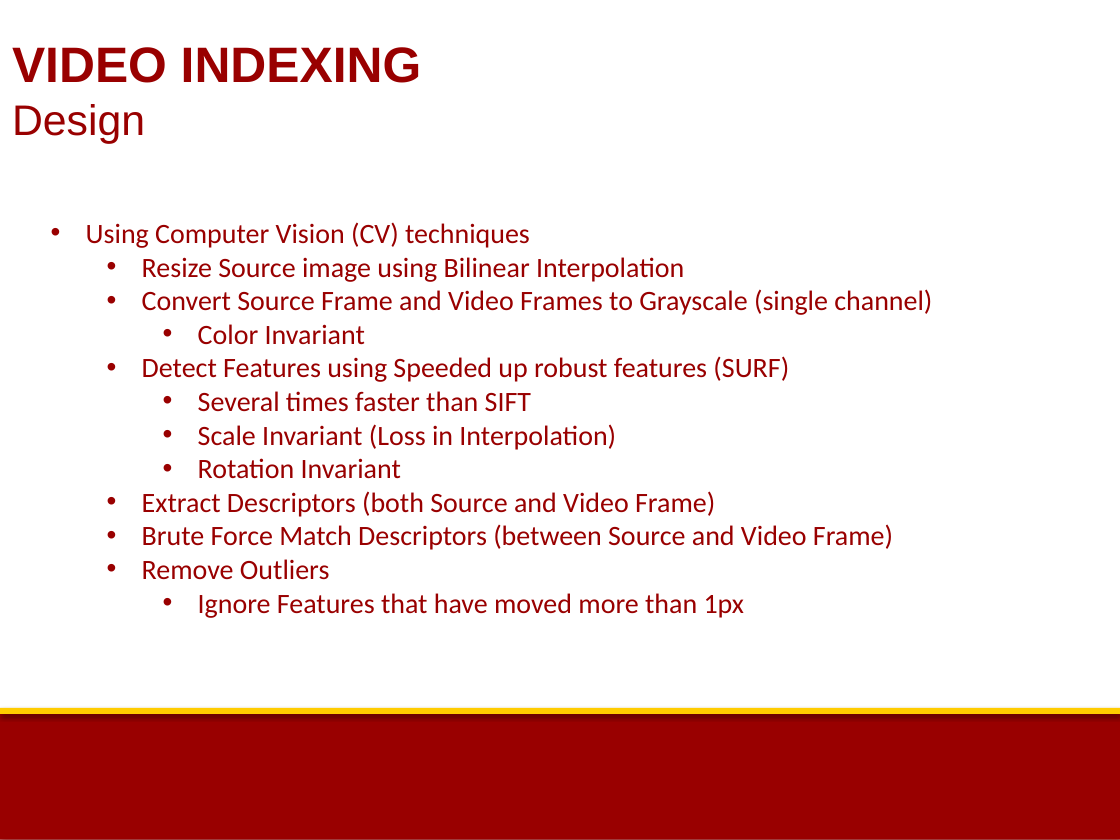
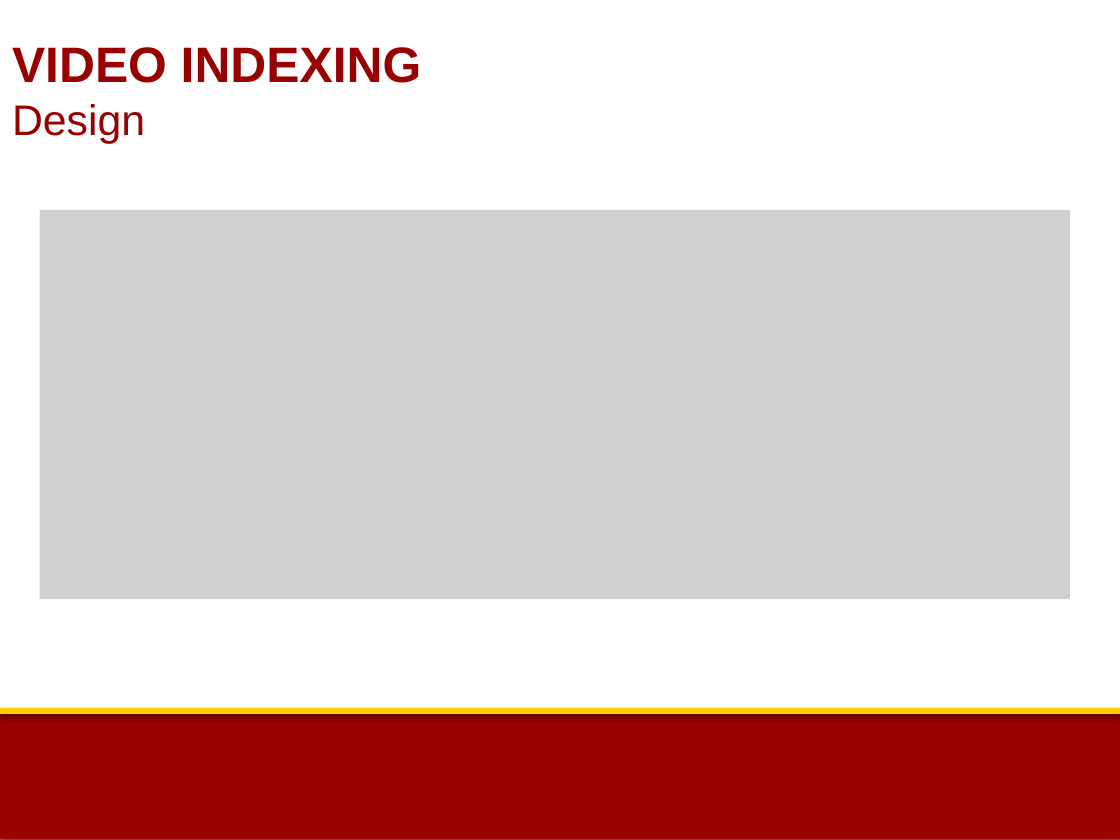
Before and after one commit to rjacob/ProjectCSCI576, a slide deck: slide 6 of Project.pptx (slide 7 before the commit). Drawn at 1120x840 pixels with LibreOffice and Linux fonts; fonts in the diff are those of the drawing; grey boxes stand for pictures; background and template pictures are left out. Boxes give left, top, right and bottom in pixels: in the first picture for what was removed or moved away, otherwise in the second. Text is boxed around its words. In the diff, an @@ line names an element or a change of style, - is before the commit and + after.

```diff
--- a/Project.pptx
+++ b/Project.pptx
@@ picture added at <box>39,211,1070,600</box> @@
@@ text removed at <box>86,222,932,618</box> @@
-• Using Computer Vision (CV) techniques
-  • Resize Source image using Bilinear Interpolation
-  • Convert Source Frame and Video Frames to Grayscale (single channel)
-    • Color Invariant
-  • Detect Features using Speeded up robust features (SURF)
-    • Several times faster than SIFT
-    • Scale Invariant (Loss in Interpolation)
-    • Rotation Invariant
-  • Extract Descriptors (both Source and Video Frame)
-  • Brute Force Match Descriptors (between Source and Video Frame)
-  • Remove Outliers
-    • Ignore Features that have moved more than 1px
```
Also in this commit, not shown: 6 other slides changed, 7 other files.
